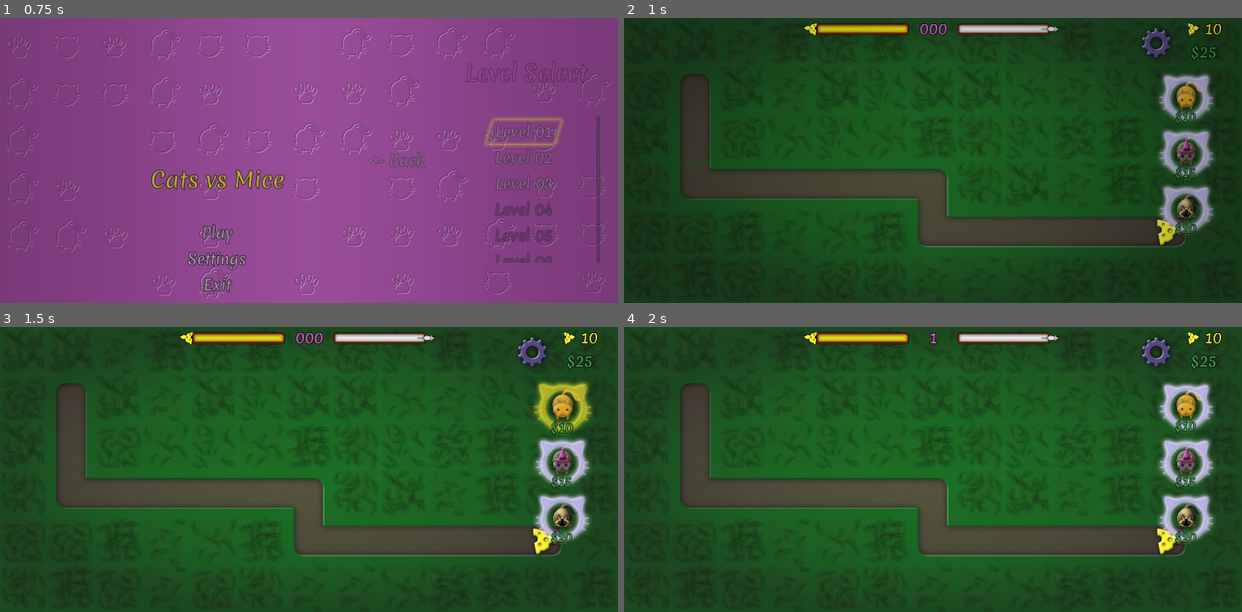
Above: before the commit, frames 1-4 (two rows, left to right).
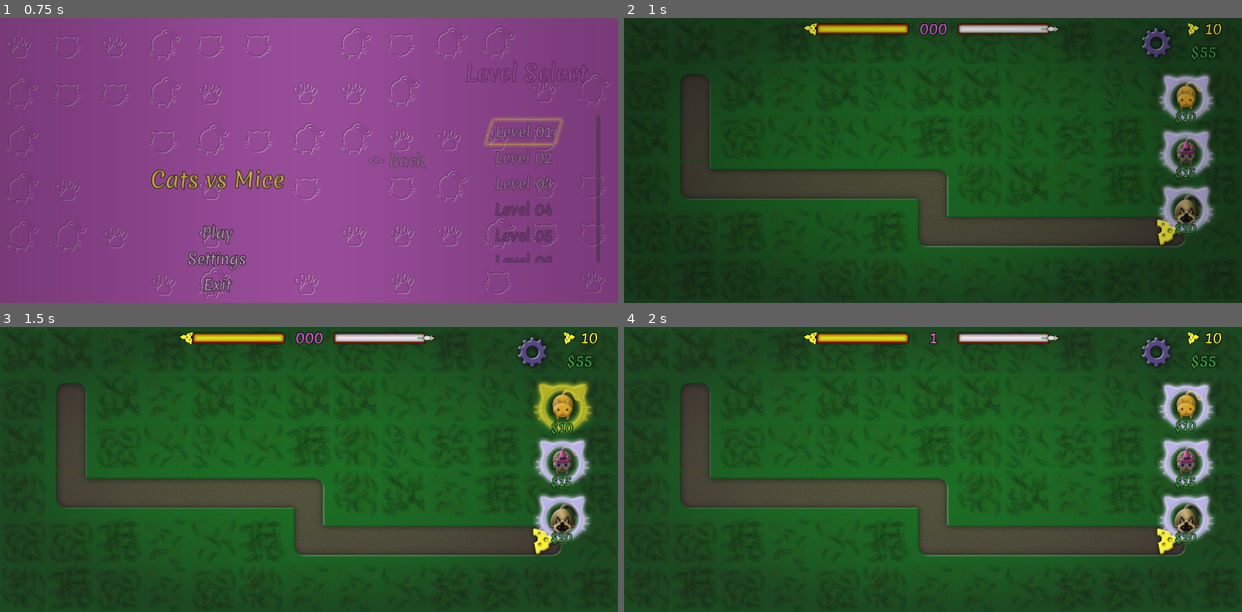
Above: after the commit, the same moments.

Repository: vibrunazo/godot-cats
Game: Godot game, scene res://scenes/maps/MainScene.tscn
Two runs of this game, one before a commit and one after it. Both use one fixed random seed, a clock stepped at 60 frames per second and the inputs below. Sound files missing from this copy of the repository are replaced by a short silence.
Inputs (mouse positions are in pixels of both pictures, inside the frame that each line leads up to):
- Up to frame 1 (0.75 s): tap Enter (ui_accept) at 0.5 s; move the mouse to (444, 146) at 0.52 s; click (444, 146) at 0.67 s
- Up to frame 2 (1 s): tap Enter (ui_accept) at 0.77 s
- Up to frame 3 (1.5 s): click "$10" at 1.25 s
- Up to frame 4 (2 s): no input

Frame 1 is identical in both runs. In frame 2, 0.2% of the frame differs, in the area x 89-95%, y 10-73%; in frame 3, 0.3%; in frame 4, 0.3%.

Commit message:
re-root cat sprites, moved cat03 sprite forward

Diff:
--- a/scenes/cats/Cat.gd
+++ b/scenes/cats/Cat.gd
@@ -7,8 +7,8 @@
 var aggro_list = []
 var target: Mouse
 var bullet_scene = preload("res://scenes/Bullet.tscn")
-onready var spawn_position: Position2D = $Turret/SpawnPosition
-onready var bullet_sprite: Sprite = $Turret/SpawnPosition/BulletSprite
+onready var spawn_position: Position2D = $"%SpawnPosition"
+onready var bullet_sprite: Sprite = $"%SpawnPosition/BulletSprite"
 enum FocusType {FURTHEST, HEALTH}
 export var building = true
 export var selected = true
--- a/scenes/cats/Cat.tscn
+++ b/scenes/cats/Cat.tscn
@@ -23,7 +23,7 @@
 [sub_resource type="Animation" id=3]
 length = 0.001
 tracks/0/type = "value"
-tracks/0/path = NodePath("Turret/cat_body/hand_r:rotation_degrees")
+tracks/0/path = NodePath("Turret/SpriteRoot/cat_body/hand_r:rotation_degrees")
 tracks/0/interp = 1
 tracks/0/loop_wrap = true
 tracks/0/imported = false
@@ -35,7 +35,7 @@
 "values": [ -15.0 ]
 }
 tracks/1/type = "value"
-tracks/1/path = NodePath("Turret/cat_body/hand_l:rotation_degrees")
+tracks/1/path = NodePath("Turret/SpriteRoot/cat_body/hand_l:rotation_degrees")
 tracks/1/interp = 1
 tracks/1/loop_wrap = true
 tracks/1/imported = false
@@ -47,7 +47,7 @@
 "values": [ 15.0 ]
 }
 tracks/2/type = "value"
-tracks/2/path = NodePath("Turret/SpawnPosition/BulletSprite:visible")
+tracks/2/path = NodePath("Turret/SpriteRoot/SpawnPosition/BulletSprite:visible")
 tracks/2/interp = 1
 tracks/2/loop_wrap = true
 tracks/2/imported = false
@@ -59,7 +59,7 @@
 "values": [ true ]
 }
 tracks/3/type = "value"
-tracks/3/path = NodePath("Turret/SpawnPosition/BulletSprite:scale")
+tracks/3/path = NodePath("Turret/SpriteRoot/SpawnPosition/BulletSprite:scale")
 tracks/3/interp = 1
 tracks/3/loop_wrap = true
 tracks/3/imported = false
@@ -71,7 +71,7 @@
 "values": [ Vector2( 1, 1 ) ]
 }
 tracks/4/type = "value"
-tracks/4/path = NodePath("Turret/SpawnPosition/BulletSprite:position")
+tracks/4/path = NodePath("Turret/SpriteRoot/SpawnPosition/BulletSprite:position")
 tracks/4/interp = 1
 tracks/4/loop_wrap = true
 tracks/4/imported = false
@@ -83,7 +83,7 @@
 "values": [ Vector2( 0, 0 ) ]
 }
 tracks/5/type = "value"
-tracks/5/path = NodePath("Turret/cat_body/hand_r:position")
+tracks/5/path = NodePath("Turret/SpriteRoot/cat_body/hand_r:position")
 tracks/5/interp = 1
 tracks/5/loop_wrap = true
 tracks/5/imported = false
@@ -95,7 +95,7 @@
 "values": [ Vector2( -20, 24 ) ]
 }
 tracks/6/type = "value"
-tracks/6/path = NodePath("Turret/cat_body/hand_l:position")
+tracks/6/path = NodePath("Turret/SpriteRoot/cat_body/hand_l:position")
 tracks/6/interp = 1
 tracks/6/loop_wrap = true
 tracks/6/imported = false
@@ -107,7 +107,7 @@
 "values": [ Vector2( 20, 24 ) ]
 }
 tracks/7/type = "value"
-tracks/7/path = NodePath("Turret/cat_body/hand_r:scale")
+tracks/7/path = NodePath("Turret/SpriteRoot/cat_body/hand_r:scale")
 tracks/7/interp = 1
 tracks/7/loop_wrap = true
 tracks/7/imported = false
@@ -119,7 +119,7 @@
 "values": [ Vector2( 1, 1 ) ]
 }
 tracks/8/type = "value"
-tracks/8/path = NodePath("Turret/cat_body/hand_l:scale")
+tracks/8/path = NodePath("Turret/SpriteRoot/cat_body/hand_l:scale")
 tracks/8/interp = 1
 tracks/8/loop_wrap = true
 tracks/8/imported = false
@@ -131,7 +131,7 @@
 "values": [ Vector2( 1, 1 ) ]
 }
 tracks/9/type = "value"
-tracks/9/path = NodePath("Turret/cat_body:scale")
+tracks/9/path = NodePath("Turret/SpriteRoot/cat_body:scale")
 tracks/9/interp = 1
 tracks/9/loop_wrap = true
 tracks/9/imported = false
@@ -143,7 +143,7 @@
 "values": [ Vector2( 1, 1 ) ]
 }
 tracks/10/type = "value"
-tracks/10/path = NodePath("Turret/head:position")
+tracks/10/path = NodePath("Turret/SpriteRoot/head:position")
 tracks/10/interp = 1
 tracks/10/loop_wrap = true
 tracks/10/imported = false
@@ -155,7 +155,7 @@
 "values": [ Vector2( 0, 0 ) ]
 }
 tracks/11/type = "bezier"
-tracks/11/path = NodePath("Turret/tail:rotation_degrees")
+tracks/11/path = NodePath("Turret/SpriteRoot/tail:rotation_degrees")
 tracks/11/interp = 1
 tracks/11/loop_wrap = true
 tracks/11/imported = false
@@ -169,7 +169,7 @@
 resource_name = "attack"
 length = 0.8
 tracks/0/type = "value"
-tracks/0/path = NodePath("Turret/cat_body/hand_r:rotation_degrees")
+tracks/0/path = NodePath("Turret/SpriteRoot/cat_body/hand_r:rotation_degrees")
 tracks/0/interp = 1
 tracks/0/loop_wrap = true
 tracks/0/imported = false
@@ -181,7 +181,7 @@
 "values": [ -15.0, 50.0, 30.0, 30.0, -60.0, -15.0, -15.0 ]
 }
 tracks/1/type = "value"
-tracks/1/path = NodePath("Turret/cat_body/hand_l:rotation_degrees")
+tracks/1/path = NodePath("Turret/SpriteRoot/cat_body/hand_l:rotation_degrees")
 tracks/1/interp = 1
 tracks/1/loop_wrap = true
 tracks/1/imported = false
@@ -193,7 +193,7 @@
 "values": [ 15.0, -50.0, -30.0, -30.0, 60.0, 15.0, 15.0 ]
 }
 tracks/2/type = "value"
-tracks/2/path = NodePath("Turret/SpawnPosition/BulletSprite:visible")
+tracks/2/path = NodePath("Turret/SpriteRoot/SpawnPosition/BulletSprite:visible")
 tracks/2/interp = 1
 tracks/2/loop_wrap = true
 tracks/2/imported = false
@@ -205,7 +205,7 @@
 "values": [ false, true ]
 }
 tracks/3/type = "value"
-tracks/3/path = NodePath("Turret/SpawnPosition/BulletSprite:scale")
+tracks/3/path = NodePath("Turret/SpriteRoot/SpawnPosition/BulletSprite:scale")
 tracks/3/interp = 1
 tracks/3/loop_wrap = true
 tracks/3/imported = false
@@ -217,7 +217,7 @@
 "values": [ Vector2( 1e-05, 1e-05 ), Vector2( 1e-05, 1e-05 ), Vector2( 1, 1 ) ]
 }
 tracks/4/type = "value"
-tracks/4/path = NodePath("Turret/SpawnPosition/BulletSprite:position")
+tracks/4/path = NodePath("Turret/SpriteRoot/SpawnPosition/BulletSprite:position")
 tracks/4/interp = 1
 tracks/4/loop_wrap = true
 tracks/4/imported = false
@@ -229,7 +229,7 @@
 "values": [ Vector2( 0, 0 ), Vector2( 0, -20 ), Vector2( 0, 0 ) ]
 }
 tracks/5/type = "value"
-tracks/5/path = NodePath("Turret/cat_body/hand_r:position")
+tracks/5/path = NodePath("Turret/SpriteRoot/cat_body/hand_r:position")
 tracks/5/interp = 1
 tracks/5/loop_wrap = true
 tracks/5/imported = false
@@ -241,7 +241,7 @@
 "values": [ Vector2( -20, 24 ), Vector2( -20, 26 ), Vector2( -20, 24 ), Vector2( -20, 24 ) ]
 }
 tracks/6/type = "value"
-tracks/6/path = NodePath("Turret/cat_body/hand_l:position")
+tracks/6/path = NodePath("Turret/SpriteRoot/cat_body/hand_l:position")
 tracks/6/interp = 1
 tracks/6/loop_wrap = true
 tracks/6/imported = false
@@ -253,7 +253,7 @@
 "values": [ Vector2( 20, 24 ), Vector2( 20, 26 ), Vector2( 20, 24 ), Vector2( 20, 24 ) ]
 }
 tracks/7/type = "value"
-tracks/7/path = NodePath("Turret/cat_body/hand_r:scale")
+tracks/7/path = NodePath("Turret/SpriteRoot/cat_body/hand_r:scale")
 tracks/7/interp = 1
 tracks/7/loop_wrap = true
 tracks/7/imported = false
@@ -265,7 +265,7 @@
 "values": [ Vector2( 1, 1 ), Vector2( 1.1, 1.3 ), Vector2( 1.1, 1.2 ), Vector2( 1, 1 ), Vector2( 1, 1 ) ]
 }
 tracks/8/type = "value"
-tracks/8/path = NodePath("Turret/cat_body/hand_l:scale")
+tracks/8/path = NodePath("Turret/SpriteRoot/cat_body/hand_l:scale")
 tracks/8/interp = 1
 tracks/8/loop_wrap = true
 tracks/8/imported = false
@@ -277,7 +277,7 @@
 "values": [ Vector2( 1, 1 ), Vector2( 1.1, 1.3 ), Vector2( 1.1, 1.2 ), Vector2( 1, 1 ), Vector2( 1, 1 ) ]
 }
 tracks/9/type = "value"
-tracks/9/path = NodePath("Turret/cat_body:scale")
+tracks/9/path = NodePath("Turret/SpriteRoot/cat_body:scale")
 tracks/9/interp = 1
 tracks/9/loop_wrap = true
 tracks/9/imported = false
@@ -289,7 +289,7 @@
 "values": [ Vector2( 1, 1 ), Vector2( 0.95, 1.05 ), Vector2( 1, 1 ) ]
 }
 tracks/10/type = "value"
-tracks/10/path = NodePath("Turret/head:position")
+tracks/10/path = NodePath("Turret/SpriteRoot/head:position")
 tracks/10/interp = 1
 tracks/10/loop_wrap = true
 tracks/10/imported = false
@@ -301,7 +301,7 @@
 "values": [ Vector2( 0, 0 ), Vector2( 8, 0 ), Vector2( 4, 0 ), Vector2( 4, 0 ), Vector2( 0, 0 ) ]
 }
 tracks/11/type = "value"
-tracks/11/path = NodePath("Turret/tail:rotation_degrees")
+tracks/11/path = NodePath("Turret/SpriteRoot/tail:rotation_degrees")
 tracks/11/interp = 1
 tracks/11/loop_wrap = true
 tracks/11/imported = false
@@ -318,7 +318,7 @@
 length = 2.0
 loop = true
 tracks/0/type = "value"
-tracks/0/path = NodePath("Turret/cat_body/hand_r:rotation_degrees")
+tracks/0/path = NodePath("Turret/SpriteRoot/cat_body/hand_r:rotation_degrees")
 tracks/0/interp = 1
 tracks/0/loop_wrap = true
 tracks/0/imported = false
@@ -330,7 +330,7 @@
 "values": [ -15.0, -30.0, -15.0 ]
 }
 tracks/1/type = "value"
-tracks/1/path = NodePath("Turret/cat_body/hand_l:rotation_degrees")
+tracks/1/path = NodePath("Turret/SpriteRoot/cat_body/hand_l:rotation_degrees")
 tracks/1/interp = 1
 tracks/1/loop_wrap = true
 tracks/1/imported = false
@@ -342,7 +342,7 @@
 "values": [ 15.0, 30.0, 15.0 ]
 }
 tracks/2/type = "value"
-tracks/2/path = NodePath("Turret/SpawnPosition/BulletSprite:visible")
+tracks/2/path = NodePath("Turret/SpriteRoot/SpawnPosition/BulletSprite:visible")
 tracks/2/interp = 1
 tracks/2/loop_wrap = true
 tracks/2/imported = false
@@ -354,7 +354,7 @@
 "values": [ true ]
 }
 tracks/3/type = "value"
-tracks/3/path = NodePath("Turret/SpawnPosition/BulletSprite:scale")
+tracks/3/path = NodePath("Turret/SpriteRoot/SpawnPosition/BulletSprite:scale")
 tracks/3/interp = 1
 tracks/3/loop_wrap = true
 tracks/3/imported = false
@@ -366,7 +366,7 @@
 "values": [ Vector2( 1, 1 ) ]
 }
 tracks/4/type = "value"
-tracks/4/path = NodePath("Turret/cat_body:scale")
+tracks/4/path = NodePath("Turret/SpriteRoot/cat_body:scale")
 tracks/4/interp = 1
 tracks/4/loop_wrap = true
 tracks/4/imported = false
@@ -378,7 +378,7 @@
 "values": [ Vector2( 1, 1 ), Vector2( 1.15, 0.95 ), Vector2( 1, 1 ) ]
 }
 tracks/5/type = "value"
-tracks/5/path = NodePath("Turret/head:position")
+tracks/5/path = NodePath("Turret/SpriteRoot/head:position")
 tracks/5/interp = 1
 tracks/5/loop_wrap = true
 tracks/5/imported = false
@@ -390,7 +390,7 @@
 "values": [ Vector2( 0, 0 ), Vector2( -3, 0 ), Vector2( 0, 0 ) ]
 }
 tracks/6/type = "bezier"
-tracks/6/path = NodePath("Turret/tail:rotation_degrees")
+tracks/6/path = NodePath("Turret/SpriteRoot/tail:rotation_degrees")
 tracks/6/interp = 1
 tracks/6/loop_wrap = true
 tracks/6/imported = false
@@ -631,43 +631,46 @@
 [node name="Turret" type="Position2D" parent="."]
 rotation = 1.5708
 
-[node name="SpawnPosition" type="Position2D" parent="Turret"]
+[node name="SpriteRoot" type="Position2D" parent="Turret"]
+
+[node name="SpawnPosition" type="Position2D" parent="Turret/SpriteRoot"]
+unique_name_in_owner = true
 position = Vector2( 41.8, -0.000151316 )
 rotation = -1.5708
 scale = Vector2( 0.5, 0.5 )
 
-[node name="BulletSprite" type="Sprite" parent="Turret/SpawnPosition"]
+[node name="BulletSprite" type="Sprite" parent="Turret/SpriteRoot/SpawnPosition"]
 modulate = Color( 0.9, 0.36, 0.36, 1 )
 z_index = 9
 texture = ExtResource( 3 )
 
-[node name="tail" type="Sprite" parent="Turret"]
+[node name="tail" type="Sprite" parent="Turret/SpriteRoot"]
 position = Vector2( -39.074, -0.406708 )
 rotation = -1.5708
 z_index = 10
 texture = ExtResource( 6 )
 offset = Vector2( 0, 40 )
 
-[node name="cat_body" type="Sprite" parent="Turret"]
+[node name="cat_body" type="Sprite" parent="Turret/SpriteRoot"]
 rotation = -1.5708
 z_index = 10
 texture = ExtResource( 5 )
 
-[node name="hand_l" type="Sprite" parent="Turret/cat_body"]
+[node name="hand_l" type="Sprite" parent="Turret/SpriteRoot/cat_body"]
 show_behind_parent = true
 position = Vector2( 20, 24 )
 rotation = 0.261799
 texture = ExtResource( 4 )
 offset = Vector2( 0, 8 )
 
-[node name="hand_r" type="Sprite" parent="Turret/cat_body"]
+[node name="hand_r" type="Sprite" parent="Turret/SpriteRoot/cat_body"]
 show_behind_parent = true
 position = Vector2( -20, 24 )
 rotation = -0.261799
 texture = ExtResource( 4 )
 offset = Vector2( 0, 8 )
 
-[node name="head" type="Sprite" parent="Turret"]
+[node name="head" type="Sprite" parent="Turret/SpriteRoot"]
 rotation = -1.5708
 z_index = 10
 texture = ExtResource( 8 )
--- a/scenes/cats/Cat02.tscn
+++ b/scenes/cats/Cat02.tscn
@@ -27,32 +27,31 @@
 [node name="AggroShape" parent="AggroRange" index="0"]
 shape = SubResource( 1 )
 
-[node name="SpawnPosition" parent="Turret" index="0"]
-scale = Vector2( 0.8, 0.8 )
+[node name="SpawnPosition" parent="Turret/SpriteRoot" index="0"]
+scale = Vector2( 0.6, 0.6 )
 
-[node name="BulletSprite" parent="Turret/SpawnPosition" index="0"]
-modulate = Color( 1, 1, 1, 1 )
-self_modulate = Color( 0.784314, 0.160784, 0.913725, 0.588235 )
+[node name="BulletSprite" parent="Turret/SpriteRoot/SpawnPosition" index="0"]
+modulate = Color( 0.827451, 0.360784, 0.901961, 0.694118 )
 
-[node name="BulletGlowSprite" type="Sprite" parent="Turret/SpawnPosition/BulletSprite" index="0"]
+[node name="BulletGlowSprite" type="Sprite" parent="Turret/SpriteRoot/SpawnPosition/BulletSprite" index="0"]
 modulate = Color( 0.984314, 0.596078, 0.976471, 1 )
 show_behind_parent = true
-scale = Vector2( 0.7, 0.7 )
+scale = Vector2( 1.4, 1.4 )
 texture = ExtResource( 9 )
 
-[node name="tail" parent="Turret" index="1"]
+[node name="tail" parent="Turret/SpriteRoot" index="1"]
 texture = ExtResource( 8 )
 
-[node name="cat_body" parent="Turret" index="2"]
+[node name="cat_body" parent="Turret/SpriteRoot" index="2"]
 texture = ExtResource( 7 )
 
-[node name="hand_l" parent="Turret/cat_body" index="0"]
+[node name="hand_l" parent="Turret/SpriteRoot/cat_body" index="0"]
 texture = ExtResource( 6 )
 
-[node name="hand_r" parent="Turret/cat_body" index="1"]
+[node name="hand_r" parent="Turret/SpriteRoot/cat_body" index="1"]
 texture = ExtResource( 6 )
 
-[node name="head" parent="Turret" index="3"]
+[node name="head" parent="Turret/SpriteRoot" index="3"]
 texture = ExtResource( 5 )
 
 [node name="Cooldown" parent="." index="3"]
--- a/scenes/cats/Cat03.tscn
+++ b/scenes/cats/Cat03.tscn
@@ -19,19 +19,22 @@
 [node name="AggroShape" parent="AggroRange" index="0"]
 shape = SubResource( 1 )
 
-[node name="tail" parent="Turret" index="1"]
+[node name="SpriteRoot" parent="Turret" index="0"]
+position = Vector2( 30, 0 )
+
+[node name="tail" parent="Turret/SpriteRoot" index="1"]
 texture = ExtResource( 2 )
 
-[node name="cat_body" parent="Turret" index="2"]
+[node name="cat_body" parent="Turret/SpriteRoot" index="2"]
 texture = ExtResource( 3 )
 
-[node name="hand_l" parent="Turret/cat_body" index="0"]
+[node name="hand_l" parent="Turret/SpriteRoot/cat_body" index="0"]
 texture = ExtResource( 5 )
 
-[node name="hand_r" parent="Turret/cat_body" index="1"]
+[node name="hand_r" parent="Turret/SpriteRoot/cat_body" index="1"]
 texture = ExtResource( 5 )
 
-[node name="head" parent="Turret" index="3"]
+[node name="head" parent="Turret/SpriteRoot" index="3"]
 texture = ExtResource( 4 )
 
 [node name="Cooldown" parent="." index="3"]
--- a/scenes/maps/Map.tscn
+++ b/scenes/maps/Map.tscn
@@ -528,7 +528,7 @@
 
 [node name="Map" type="Node2D"]
 script = ExtResource( 7 )
-coins = 25
+coins = 55
 size_curve = ExtResource( 17 )
 
 [node name="TileMap" type="TileMap" parent="."]
@@ -749,15 +749,13 @@
 action_mode = 0
 
 [node name="CenterContainer" parent="UI/HUD/ActionBar/Cat3" index="0"]
-custom_constants/margin_top = 45
 __meta__ = {
 "_edit_lock_": true
 }
 
 [node name="TextureRect" parent="UI/HUD/ActionBar/Cat3/CenterContainer" index="0"]
-margin_top = 45.0
 margin_right = 160.0
-margin_bottom = 175.0
+margin_bottom = 160.0
 rect_min_size = Vector2( 130, 130 )
 texture = ExtResource( 20 )
 
Binary file changed: assets/cat03.png
Binary file changed: assets/cat03_body.png
Binary file changed: assets/cat03_hand.png
Binary file changed: assets/cat03_head.png
Binary file changed: assets/cat03_tail.png
Binary file added: assets/hand_r.png
Not shown, added: assets/hand_r.png.import
